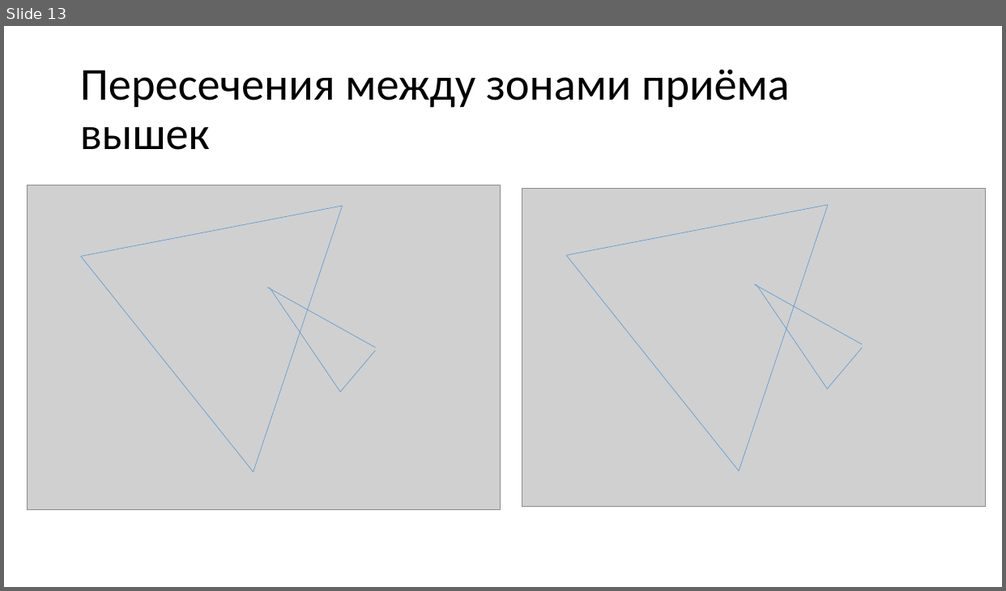
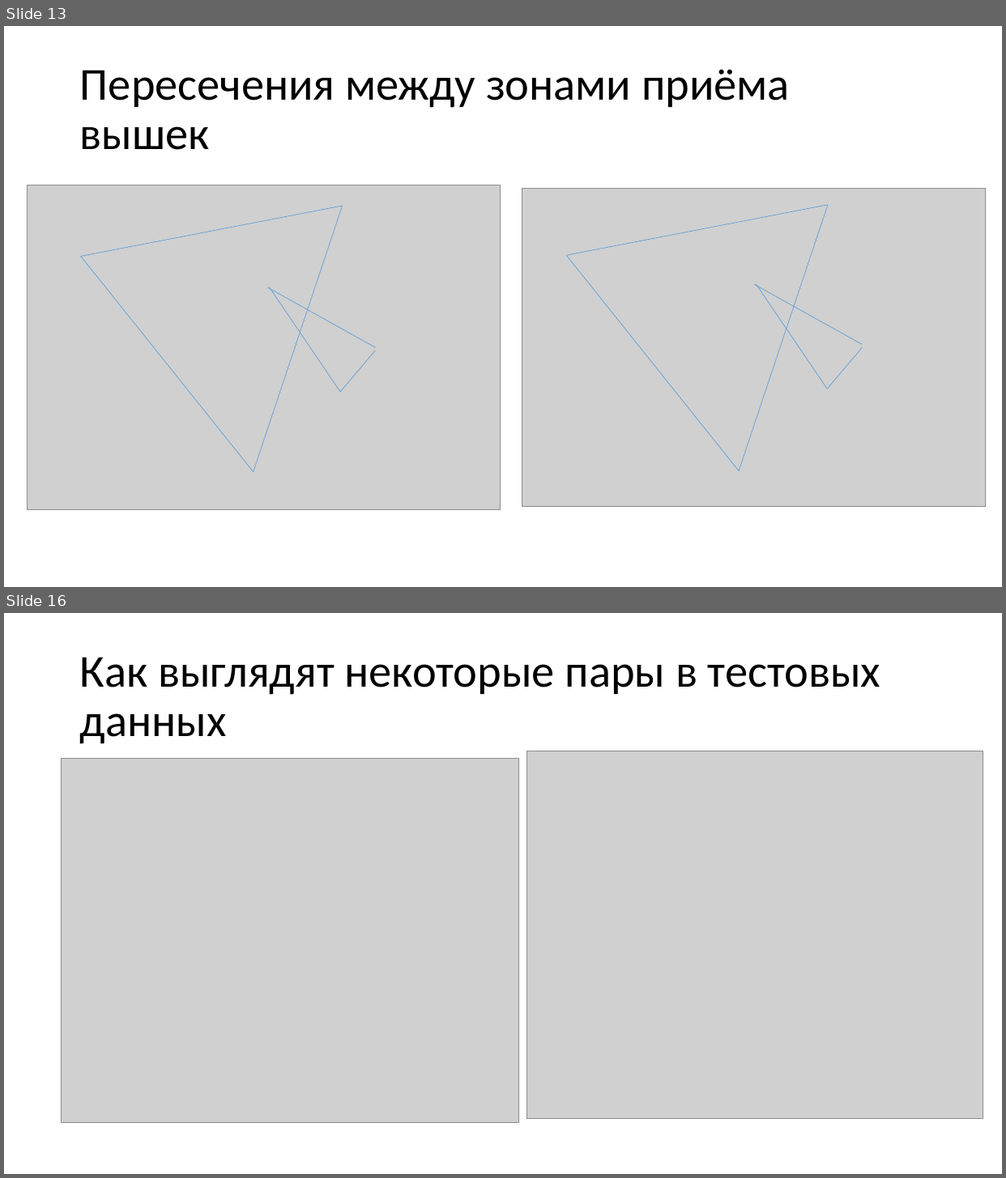
Before and after one commit to Sirorezka/Telecom_project, a slide deck: my_ppt.pptx. Shown one above the other, each under a label of ours: slide 13 before the commit, slides 13 and 16 after it; the slides between them are not shown. The pictures are 1006x591 and 1006x1178 pixels, drawn with LibreOffice and Linux fonts; fonts in the diff are those of the drawing; grey boxes stand for pictures. Boxes give left, top, right and bottom in pixels: in the first picture for what was removed or moved away, otherwise in the second. Text is boxed around its words. In the diff, an @@ line names an element or a change of style, - is before the commit and + after.

```diff
--- a/my_ppt.pptx
+++ b/my_ppt.pptx
@@ slide 16 added at (4,613,1002,1174), background #FFFFFF @@
@@ title added at (80,657,880,744), 44 pt, text #000000 @@
+Как выглядят некоторые пары в тестовых данных
@@ picture added at (62,758,519,1123) @@
@@ picture added at (526,752,982,1119) @@
```
Also in this commit, not shown: 2 other slides added, 8 other files.
